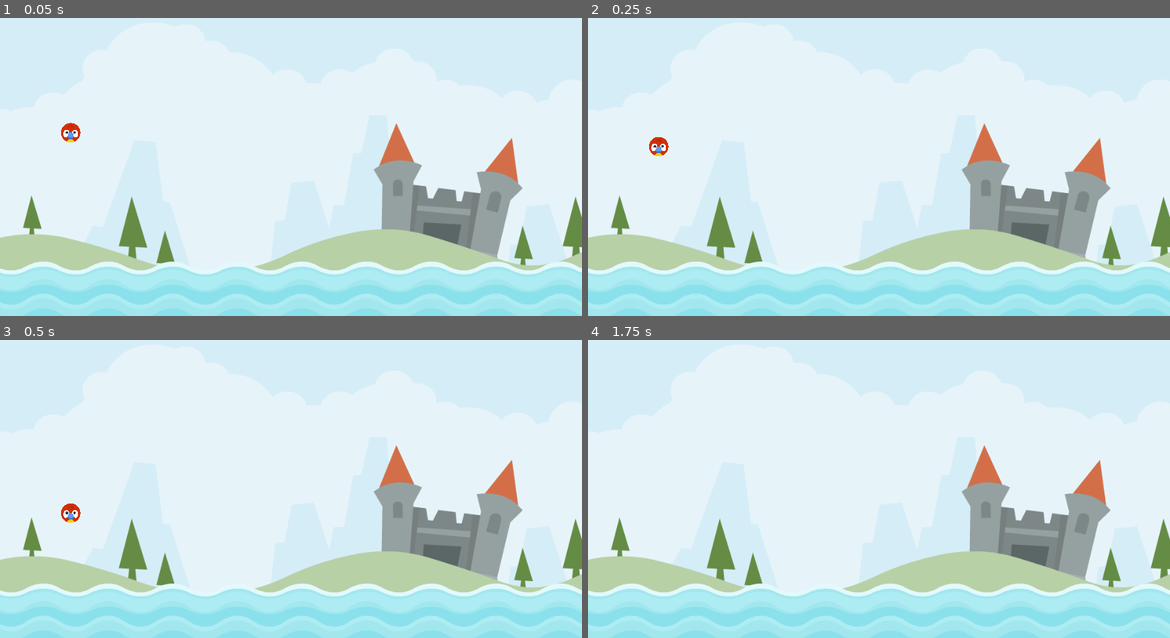
Above: before the commit, frames 1-4 (two rows, left to right).
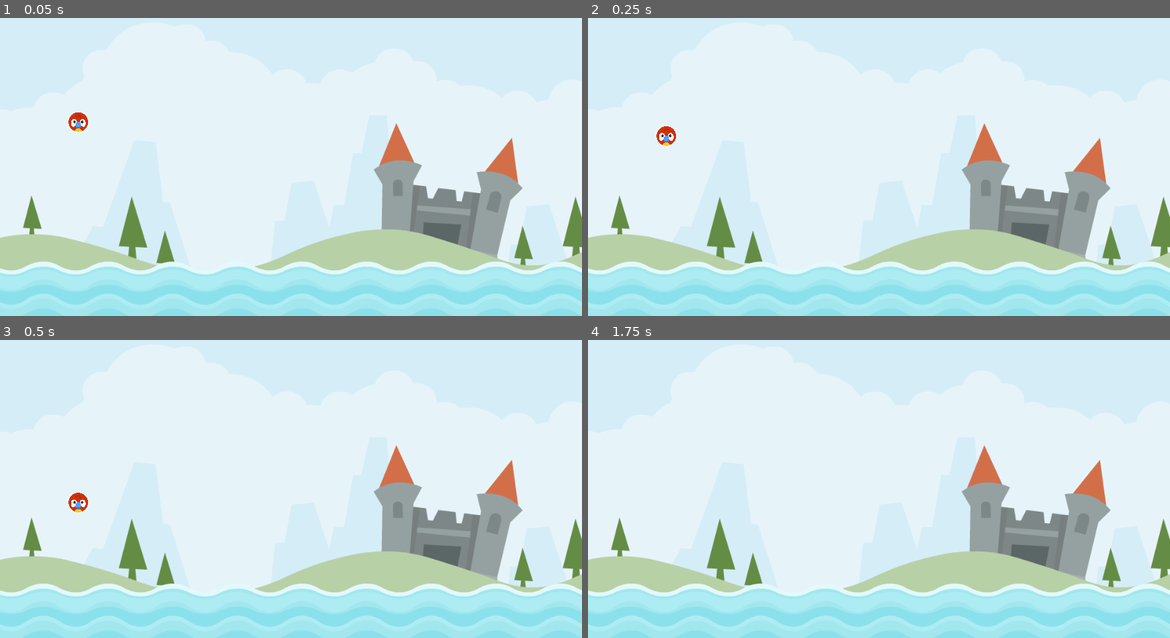
Above: after the commit, the same moments.

Repository: sanchezg7/angry-animals
Game: Godot game, scene res://scenes/level/level.tscn
Same seed, same stepped clock (60 frames per second), same inputs: the game is played once before the commit and once after it.
Inputs (mouse positions are in pixels of both pictures, inside the frame that each line leads up to):
- Up to frame 1 (0.05 s): no input
- Up to frame 2 (0.25 s): no input
- Up to frame 3 (0.5 s): no input
- Up to frame 4 (1.75 s): move the mouse to (1007, 459) at 0.52 s; click (1007, 459) at 0.67 s; tap Enter at 1.25 s; move the mouse to (762, 491) at 1.27 s; click (762, 491) at 1.42 s

The runs differ from the first frame. In frame 1, 0.3% of the frame differs, in the area x 10-16%, y 31-42%; in frame 2, 0.3%; in frame 3, 0.3%; in frame 4, nothing differs.

Commit message:
animal start marker

Diff:
--- /dev/null
+++ b/scenes/level/level.gd
@@ -0,0 +1,19 @@
+extends Node2D
+
+const ANIMAL = preload("res://scenes/animal/animal.tscn")
+@onready var animal_start_marker = $AnimalStartMarker
+
+# Called when the node enters the scene tree for the first time.
+func _ready():
+	add_animal()
+	pass # Replace with function body.
+
+
+# Called every frame. 'delta' is the elapsed time since the previous frame.
+func _process(delta):
+	pass
+
+func add_animal() -> void:
+	var animal = ANIMAL.instantiate()
+	animal.position = animal_start_marker.position
+	add_child(animal)
--- a/scenes/level/level.tscn
+++ b/scenes/level/level.tscn
@@ -1,10 +1,11 @@
 [gd_scene load_steps=4 format=3 uid="uid://dx8xwte0yr4xb"]
 
 [ext_resource type="Texture2D" uid="uid://by16s50iqocka" path="res://assets/scene/colored_castle.png" id="1_26af3"]
+[ext_resource type="Script" path="res://scenes/level/level.gd" id="1_yxlkp"]
 [ext_resource type="PackedScene" uid="uid://woa0115vtsrh" path="res://scenes/water/water.tscn" id="2_1yxxu"]
-[ext_resource type="PackedScene" uid="uid://dxxdne2fb5gy1" path="res://scenes/animal/animal.tscn" id="3_l0xml"]
 
 [node name="Level" type="Node2D"]
+script = ExtResource("1_yxlkp")
 
 [node name="Sprite2D" type="Sprite2D" parent="."]
 position = Vector2(600, 349)
@@ -12,10 +13,7 @@
 texture = ExtResource("1_26af3")
 
 [node name="AnimalStartMarker" type="Marker2D" parent="."]
-position = Vector2(137, 562)
+position = Vector2(155, 263)
 
 [node name="Water" parent="." instance=ExtResource("2_1yxxu")]
 position = Vector2(-13, 575)
-
-[node name="Animal" parent="." instance=ExtResource("3_l0xml")]
-position = Vector2(140, 284)
